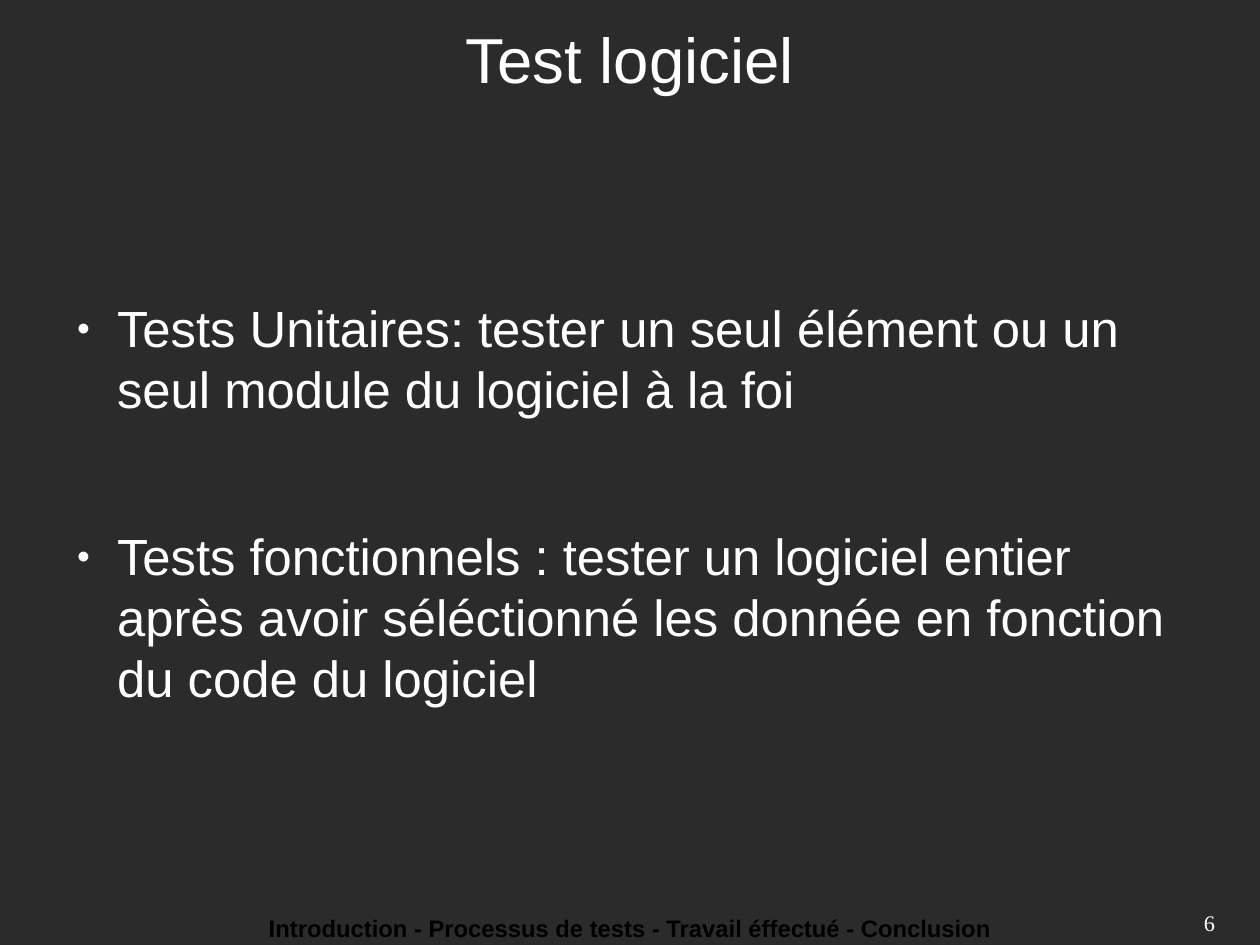
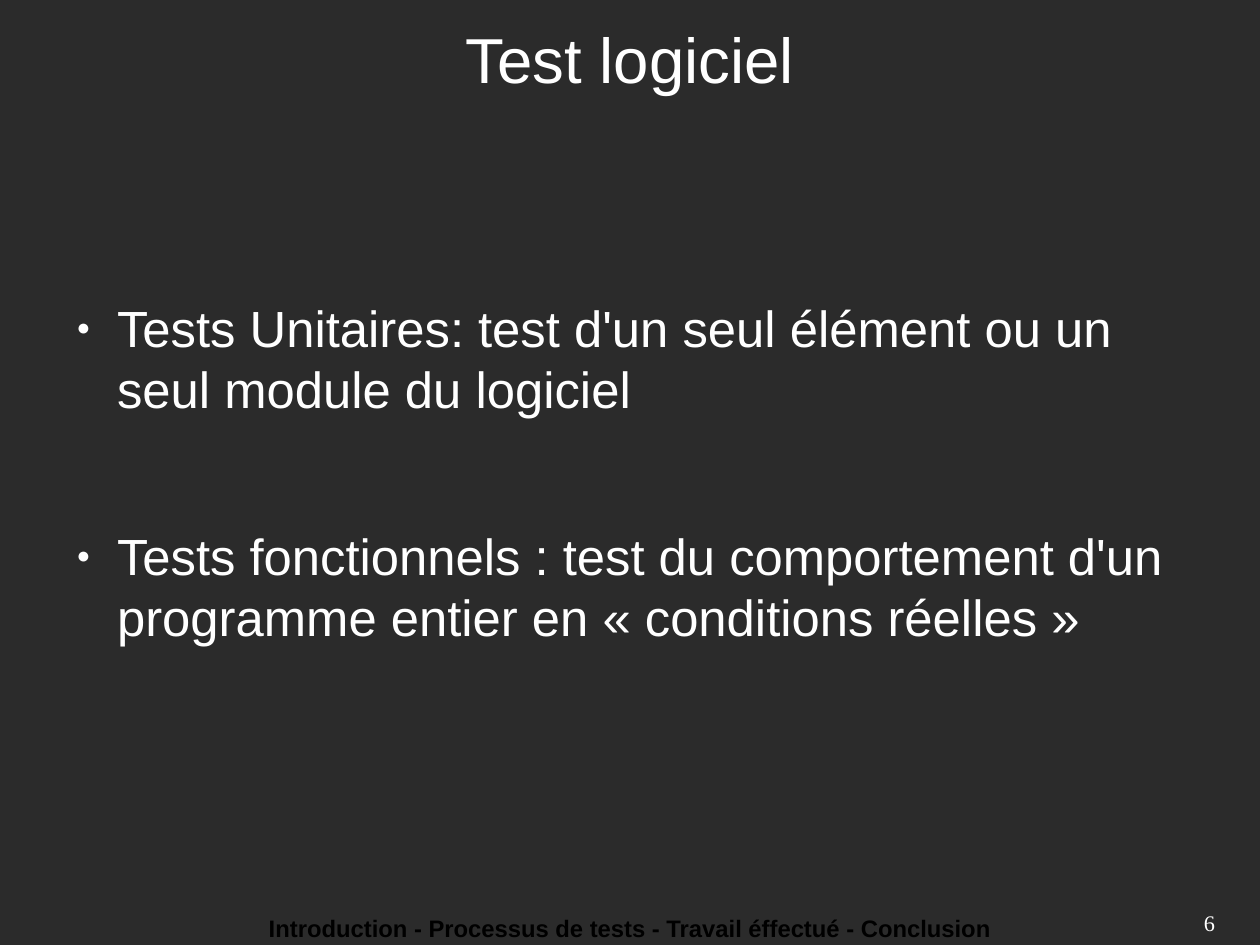
Before and after one commit to theymard1/Internship_report, a slide deck: slide 6 of presentation_6_juin/Diaporama_presentation_6_juin.odp. Drawn at 1260x945 pixels with LibreOffice and Linux fonts; fonts in the diff are those of the drawing; background and template pictures are left out; a plain dark background stands for a picture behind light text. Boxes give left, top, right and bottom in pixels: in the first picture for what was removed or moved away, otherwise in the second. Text is boxed around its words. In the diff, an @@ line names an element or a change of style, - is before the commit and + after.

```diff
--- a/presentation_6_juin/Diaporama_presentation_6_juin.odp
+++ b/presentation_6_juin/Diaporama_presentation_6_juin.odp
@@ text at bbox=[117, 309, 1162, 647]: text changed @@
-● Tests Unitaires: tester un seul élément ou un seul module du logiciel à la foi
-● Tests fonctionnels : tester un logiciel entier après avoir séléctionné les donnée en fonction du code du logiciel
+● Tests Unitaires: test d'un seul élément ou un seul module du logiciel
+● Tests fonctionnels : test du comportement d'un programme entier en « conditions réelles »
```
Also in this commit, not shown: 15 other slides changed, 7 slides added, 10 slides removed, 9 other files.
